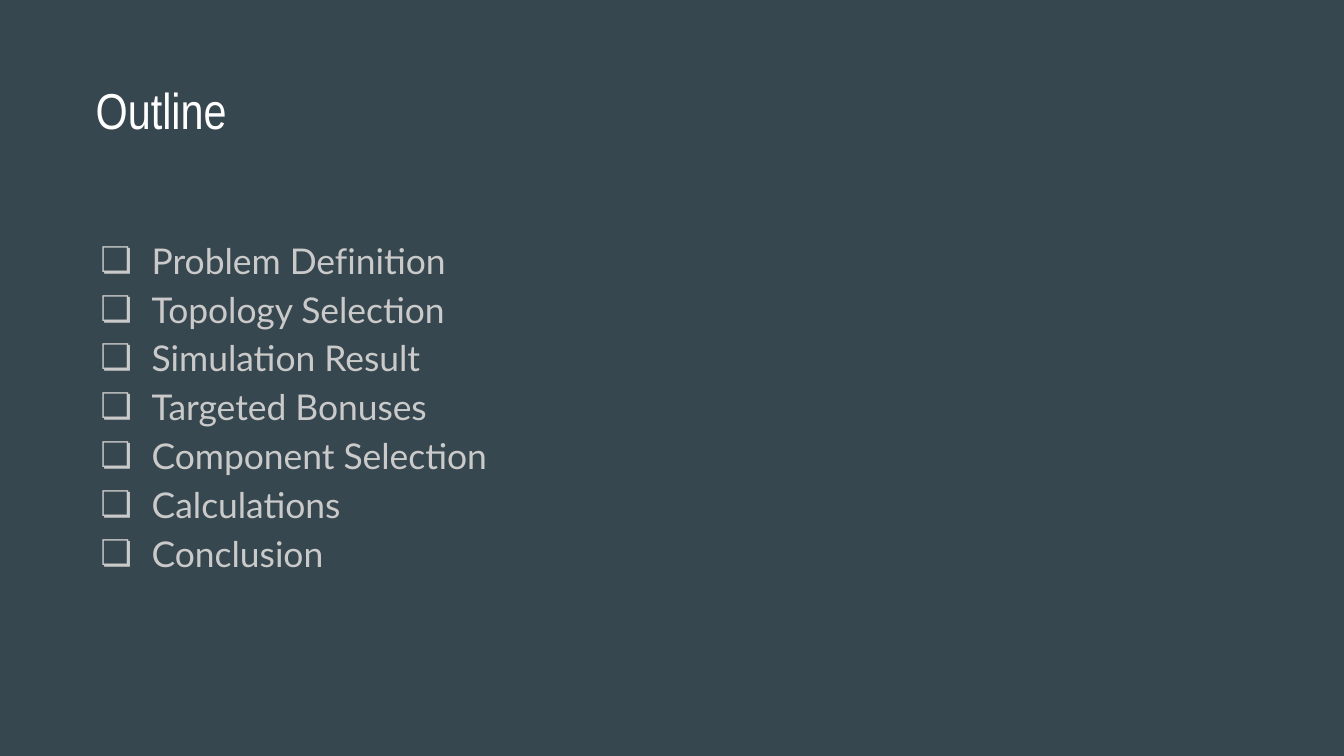
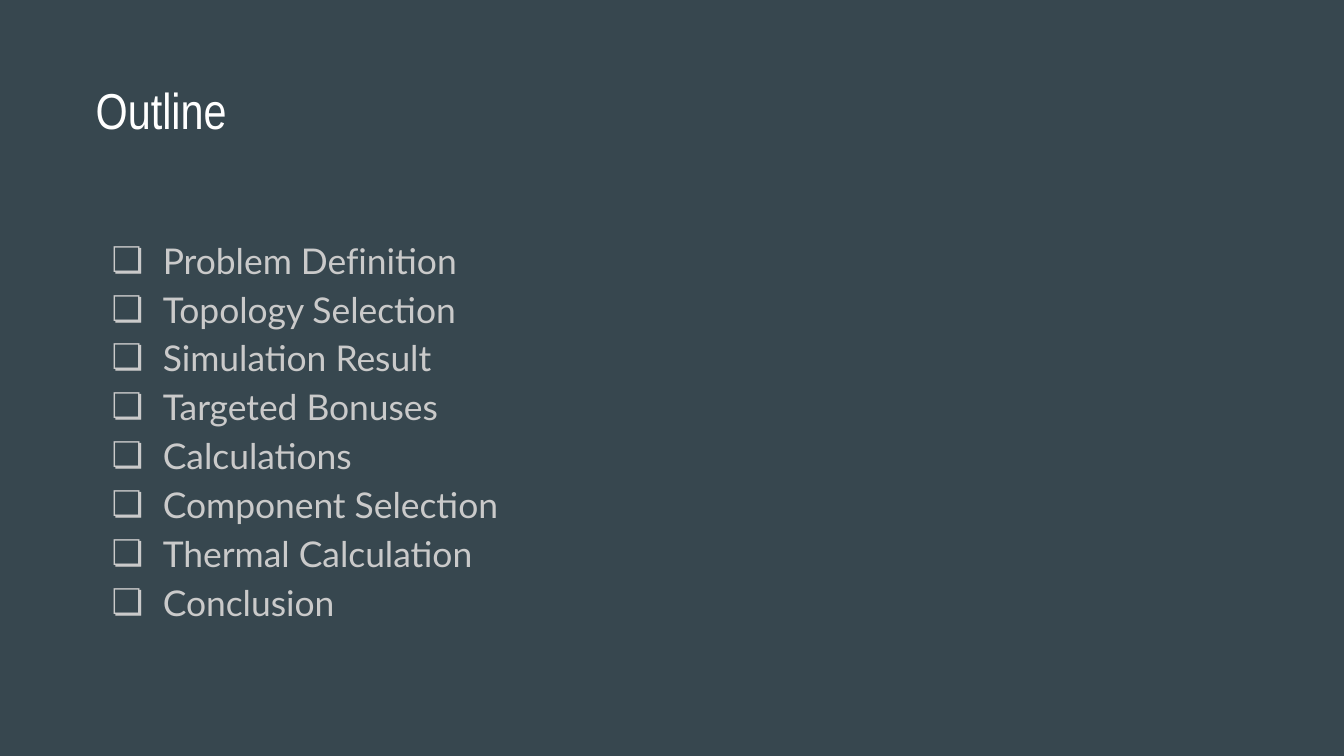
Before and after one commit to Mehmet-Emre-Dogan/EE463_2022_TermProject, a slide deck: slide 2 of reports/Feedback Presentation.pptx. Drawn at 1344x756 pixels with LibreOffice and Linux fonts; fonts in the diff are those of the drawing. Boxes give left, top, right and bottom in pixels: in the first picture for what was removed or moved away, otherwise in the second. Text is boxed around its words. In the diff, an @@ line names an element or a change of style, - is before the commit and + after.

Commit message:
Thermal Calculations Added
Thermal calculations were added.

```diff
--- a/reports/Feedback Presentation.pptx
+++ b/reports/Feedback Presentation.pptx
@@ text "Problem Definition": place and size @@
-text "Problem Definition" at <box>152,248,487,567</box>
+text "Problem Definition" at <box>163,248,498,616</box>
@@ text at <box>163,443,352,469</box>: paragraph added @@
+❏ Calculations
@@ text at <box>163,541,473,567</box>: text changed @@
-❏ Calculations
+❏ Thermal Calculation
```
Also in this commit, not shown: 1 other slide changed, 1 slide added.
